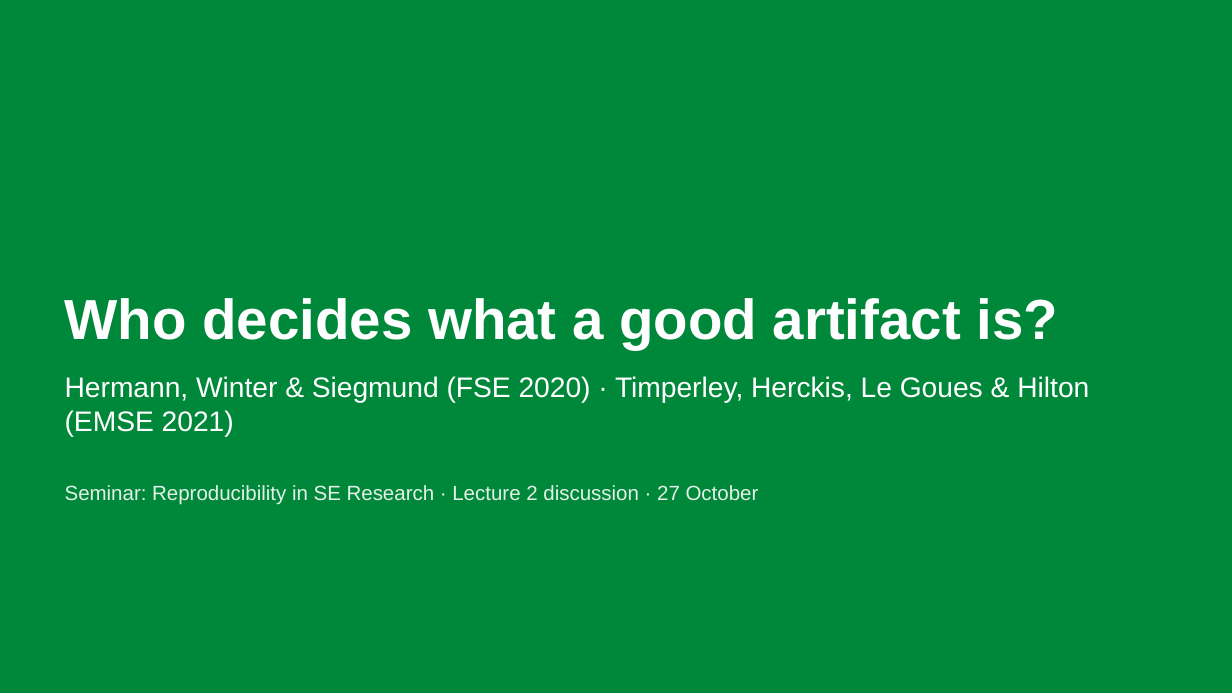
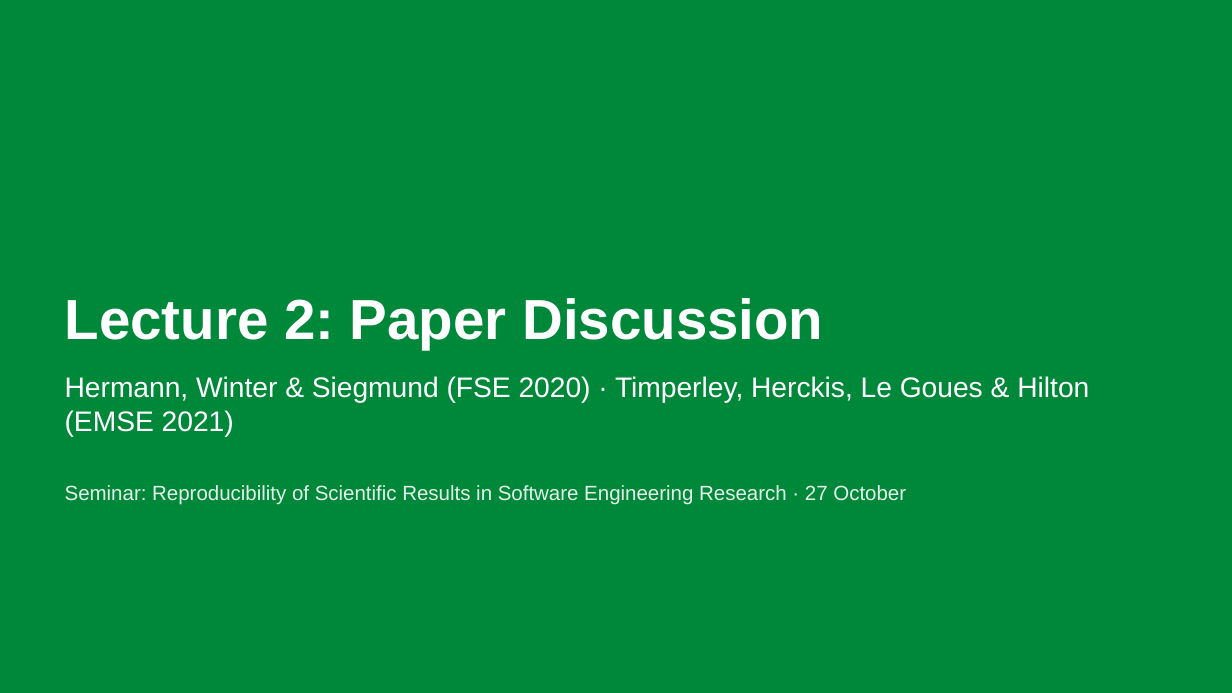
Before and after one commit to MarkAndreDuesing/Reprod_Docs_And_Notes, a slide deck: slide 1 of Vorl_2/slides/lecture2-style-B.pptx. Drawn at 1232x693 pixels with LibreOffice and Linux fonts; fonts in the diff are those of the drawing. Boxes give left, top, right and bottom in pixels: in the first picture for what was removed or moved away, otherwise in the second. Text is boxed around its words. In the diff, an @@ line names an element or a change of style, - is before the commit and + after.

```diff
--- a/Vorl_2/slides/lecture2-style-B.pptx
+++ b/Vorl_2/slides/lecture2-style-B.pptx
@@ text at bbox=[65, 298, 823, 350]: text changed @@
-Who decides what a good artifact is?
+Lecture 2: Paper Discussion
@@ text at bbox=[65, 485, 906, 505]: text changed @@
-Seminar: Reproducibility in SE Research · Lecture 2 discussion · 27 October
+Seminar: Reproducibility of Scientific Results in Software Engineering Research · 27 October
```
Also in this commit, not shown: 26 other slides changed, 2 slides added, 2 slides removed, 2 other files.
